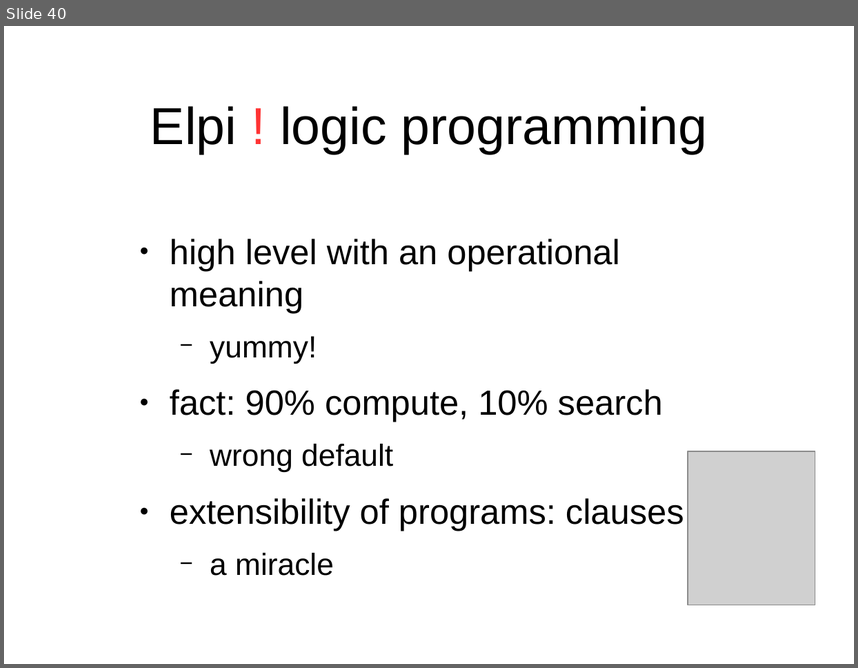
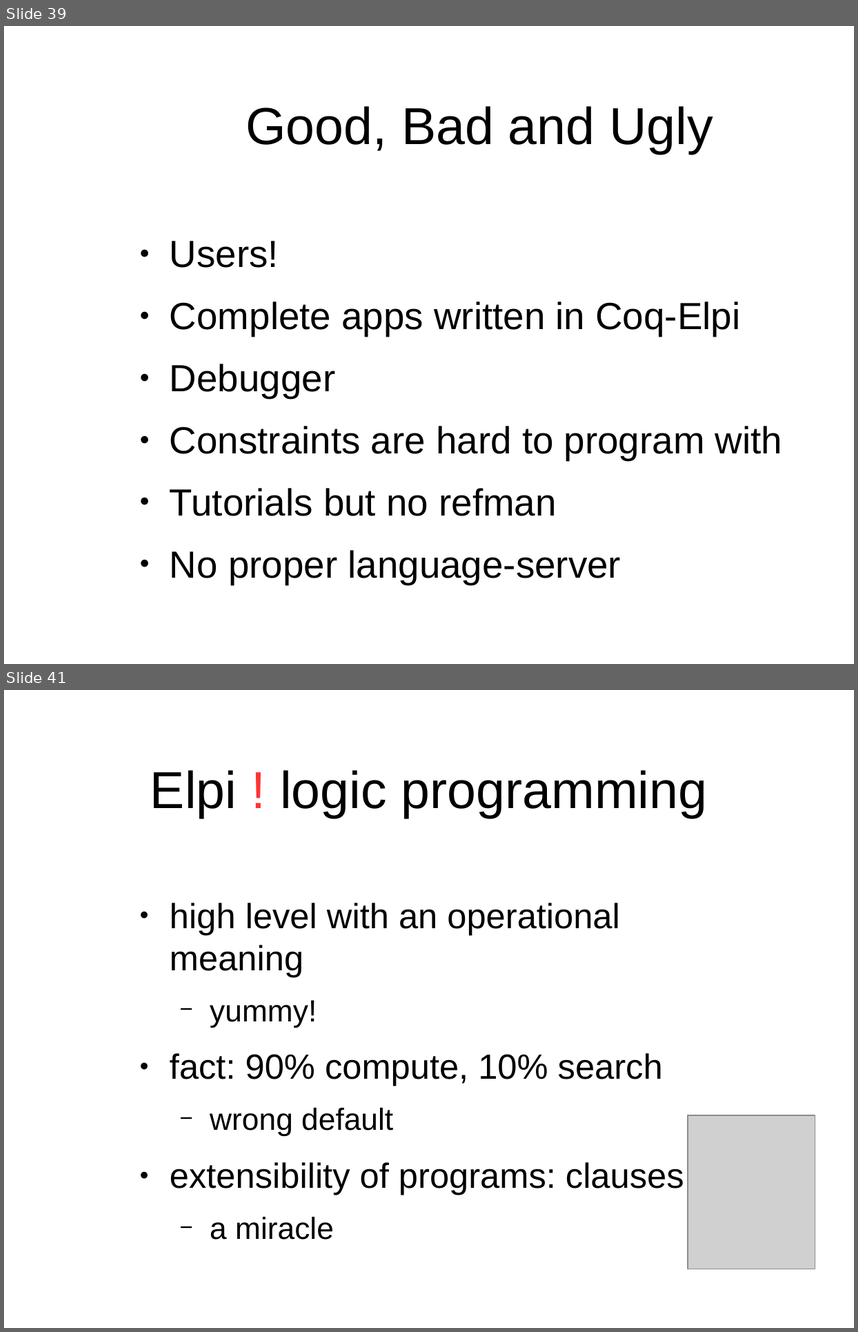
Before and after one commit to gares/demo-nantes-20-12-2023, a slide deck: slides.odp. Shown one above the other, each under a label of ours: slide 40 before the commit, slides 39 and 41 after it; the slides between them are not shown. The pictures are 858x668 and 858x1332 pixels, drawn with LibreOffice and Linux fonts; fonts in the diff are those of the drawing; grey boxes stand for pictures; background and template pictures are left out. Boxes give left, top, right and bottom in pixels: in the first picture for what was removed or moved away, otherwise in the second. Text is boxed around its words. In the diff, an @@ line names an element or a change of style, - is before the commit and + after.

```diff
--- a/slides.odp
+++ b/slides.odp
@@ slide 39 added at box(4, 26, 854, 664), background #FFFFFF @@
@@ title added at box(245, 106, 713, 154), 44 pt, text #000000 @@
+Good, Bad and Ugly
@@ text added at box(170, 241, 782, 584), 32 pt, text #000000 @@
+● Users!
+● Complete apps written in Coq-Elpi
+● Debugger
+● Constraints are hard to program with
+● Tutorials but no refman
+● No proper language-server
@@ what was slide 40 is now slide 41 @@
```
Also in this commit, not shown: 6 slides changed, 11 other slides added, 15 slides removed, 1 other file.
